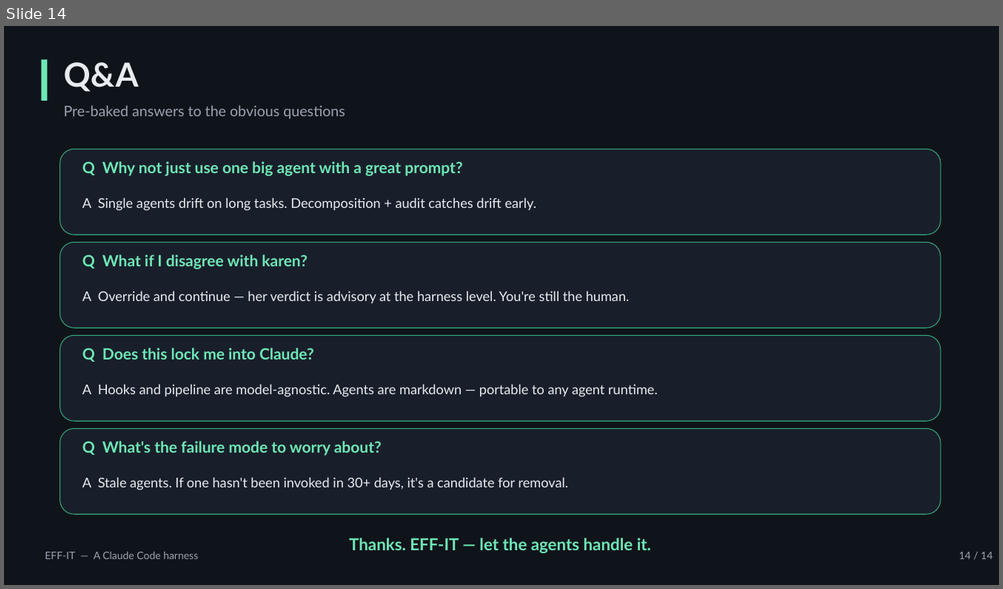
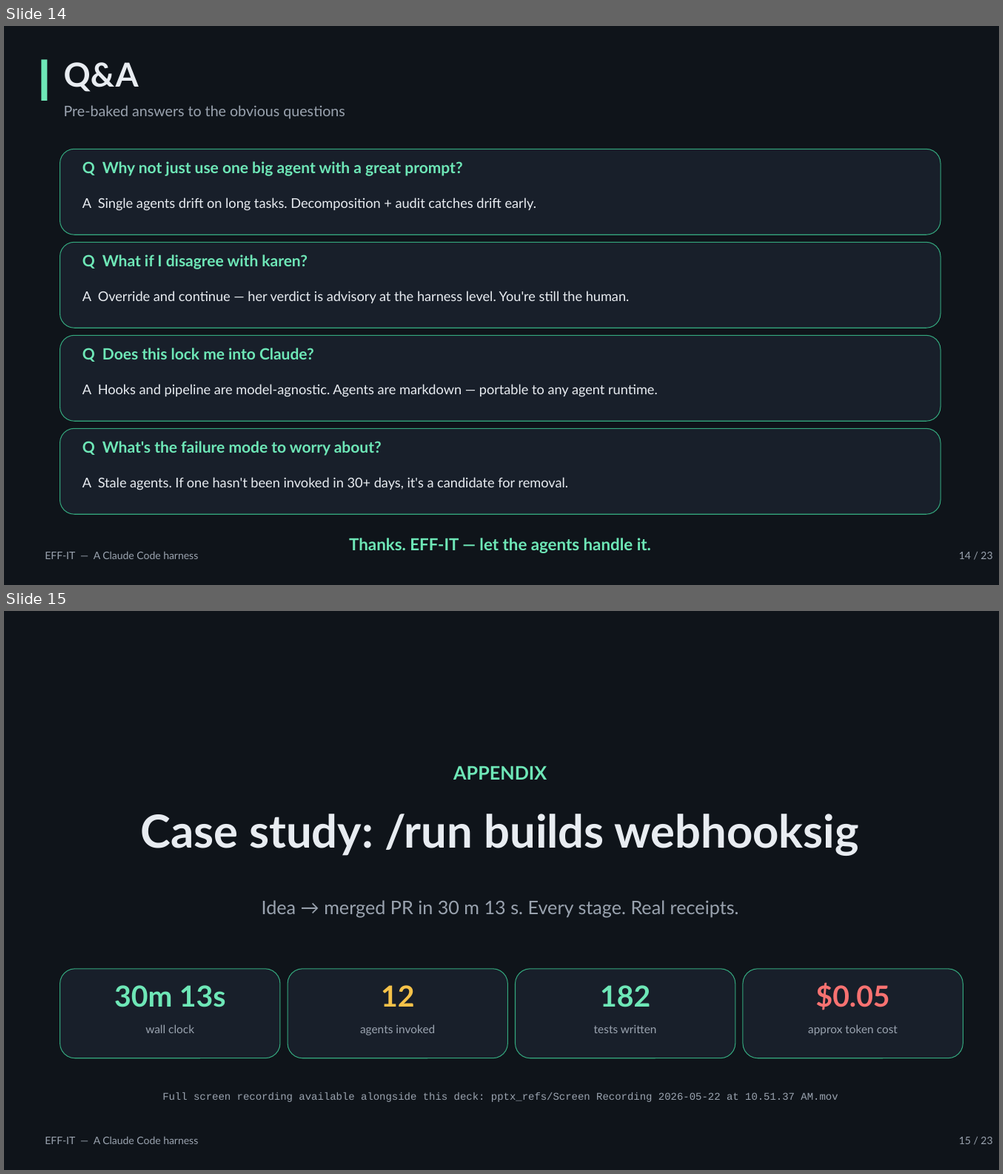
Before and after one commit to THISBROJJ/EFF-IT, a slide deck: docs/EFF-IT.pptx. Shown one above the other, each under a label of ours: slide 14 before the commit, slides 14 and 15 after it. The pictures are 1003x589 and 1003x1174 pixels, drawn with LibreOffice and Linux fonts; fonts in the diff are those of the drawing. Boxes give left, top, right and bottom in pixels: in the first picture for what was removed or moved away, otherwise in the second. Text is boxed around its words. In the diff, an @@ line names an element or a change of style, - is before the commit and + after.

Commit message:
docs: add case-study appendix to presentation deck
Nine new slides (one divider + eight case-study slides) walking the
30m 13s /run that built webhooksig — invocation, interrogation, spec,
security concerns, architecture, parallel coders + advisor, karen
triage, final scoreboard, and the JSONL audit trail.

build_deck.py gains prep_image() and find_screenshot() helpers that
downscale source PNGs from pptx_refs/ into docs/assets/case-study/ as
quality-85 JPEGs. Source filenames contain U+202F (narrow no-break
space) before AM, so lookup uses glob rather than literal path.

add_picture_fit() preserves aspect ratio and centers each shot inside
its bounding box. Final deck weighs ~1.4 MB.

```diff
--- a/docs/EFF-IT.pptx
+++ b/docs/EFF-IT.pptx
@@ slide 15 added at box(4, 611, 999, 1170), background #FFFFFF @@
@@ rectangle added at box(4, 611, 999, 1170), fill #0F141A @@
@@ text added at box(453, 766, 546, 780), 18 pt, text #6EE7B7, bold @@
+APPENDIX
@@ text added at box(140, 814, 859, 856), 44 pt, text #E8ECF1, bold @@
+Case study: /run builds webhooksig
@@ text added at box(262, 900, 739, 917), 18 pt, text #9AA3AF @@
+Idea → merged PR in 30 m 13 s. Every stage. Real receipts.
@@ rounded rectangle added at box(60, 969, 280, 1059), fill #181F2A, outline #34A87E 0.75 pt @@
@@ text added at box(114, 985, 226, 1008), 28 pt, text #6EE7B7, bold @@
+30m 13s
@@ rounded rectangle added at box(287, 969, 508, 1059), fill #181F2A, outline #34A87E 0.75 pt @@
@@ text added at box(381, 985, 414, 1007), 28 pt, text #F5C249, bold @@
+12
@@ rounded rectangle added at box(515, 969, 735, 1059), fill #181F2A, outline #34A87E 0.75 pt @@
@@ text added at box(600, 985, 650, 1008), 28 pt, text #6EE7B7, bold @@
+182
@@ rounded rectangle added at box(743, 969, 963, 1059), fill #181F2A, outline #34A87E 0.75 pt @@
@@ text added at box(816, 982, 890, 1011), 28 pt, text #F87271, bold @@
+$0.05
@@ text added at box(145, 1025, 194, 1034), 11 pt, text #9AA3AF @@
+wall clock
@@ text added at box(360, 1025, 435, 1036), 11 pt, text #9AA3AF @@
+agents invoked
@@ text added at box(594, 1025, 657, 1034), 11 pt, text #9AA3AF @@
+tests written
@@ text added at box(808, 1025, 897, 1036), 11 pt, text #9AA3AF @@
+approx token cost
@@ text added at box(162, 1093, 837, 1102), 10 pt, text #9AA3AF @@
+Full screen recording available alongside this deck: pptx_refs/Screen Recording 2026-05-22 at 10.51.37 AM.mov
@@ text added at box(45, 1136, 198, 1145), 10 pt, text #9AA3AF @@
+EFF-IT — A Claude Code harness
@@ text added at box(959, 1137, 992, 1145), 10 pt, text #9AA3AF @@
+15 / 23
@@ slide 14 changed as well @@
@@ text at box(959, 552, 992, 560): text changed @@
-14 / 14
+14 / 23
```
Also in this commit, not shown: 12 other slides changed, 8 other slides added, 14 other files.
